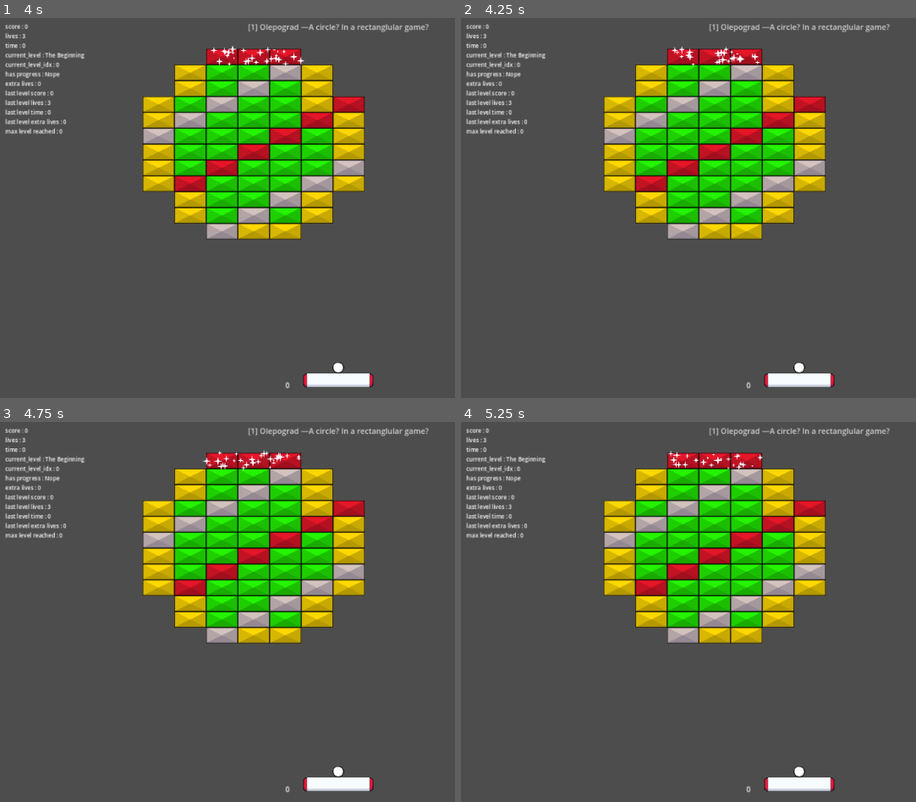
Above: before the commit, frames 1-4 (two rows, left to right).
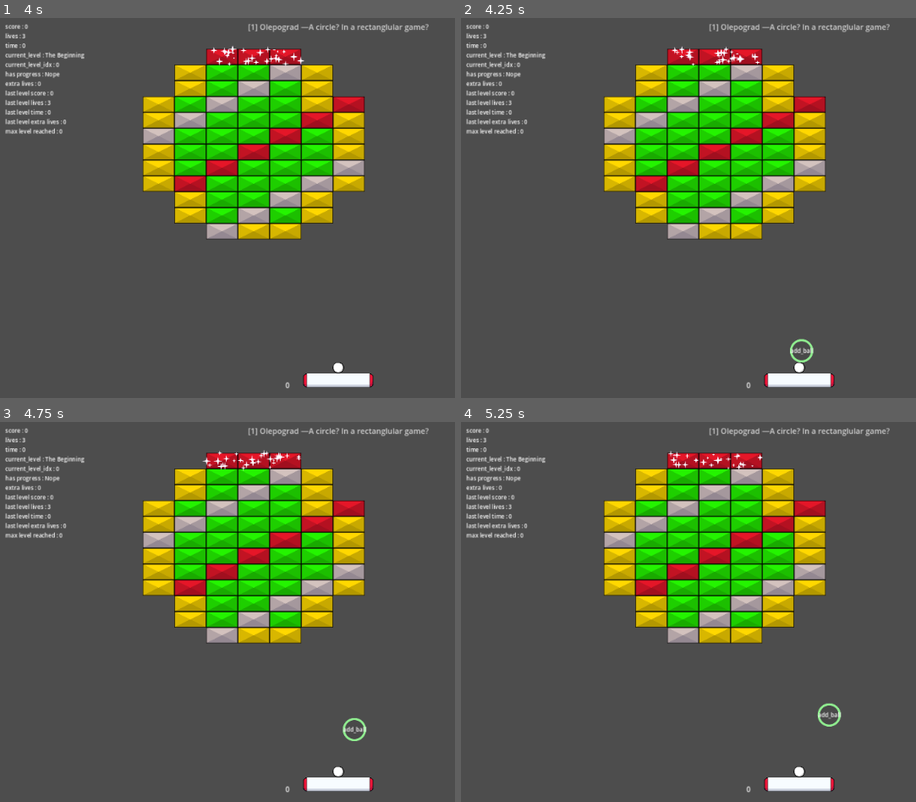
Above: after the commit, the same moments.

Repository: O-39889/brickout
Game: Godot game, scene res://scenes/levels_new/main_campaign/circlularos.tscn
Same seed, same stepped clock (60 frames per second), same inputs: the game is played once before the commit and once after it. This scene is started directly instead of the project's main scene.
Inputs (mouse positions are in pixels of both pictures, inside the frame that each line leads up to):
- Up to frame 1 (4 s): move the mouse to (327, 211) at 0.52 s; click (327, 211) at 0.67 s; move the mouse to (391, 211) at 1.27 s; click (391, 211) at 1.42 s; move the mouse to (286, 204) at 2.02 s; click (286, 204) at 2.17 s; move the mouse to (345, 208) at 2.77 s; click (345, 208) at 2.92 s; tap Enter at 3.5 s; move the mouse to (313, 200) at 3.52 s; click (313, 200) at 3.67 s
- Up to frame 2 (4.25 s): tap F1 (debug_1) at 4.15 s
- Up to frame 3 (4.75 s): move the mouse to (377, 608) at 4.27 s; click (377, 608) at 4.42 s
- Up to frame 4 (5.25 s): move the mouse to (765, 612) at 5.02 s; click (765, 612) at 5.17 s

Frame 1 is identical in both runs. In frame 2, 0.1% of the frame differs, in the area x 72-78%, y 84-91%; in frame 3, 0.1%; in frame 4, 0.2%, in the area x 78-84%, y 73-81%.

Commit message:
Stop automatic ball release from the paddle when the level is cleared
Probably

Diff:
--- a/scripts/Paddle.gd
+++ b/scripts/Paddle.gd
@@ -273,8 +273,6 @@
 		PaddleState.Sticky:
 			# don't think I'll need any of that since I'll just do that
 			# when we release it lol
-			#var ball_dir := _bounce_ball_dir_controlled(collision.get_position());
-			#b.change_direction(ball_dir);
 			# if we hold down le left mouse button then it should just
 			# bounce them off instantly
 			if Input.is_mouse_button_pressed(MOUSE_BUTTON_LEFT):
@@ -366,14 +364,6 @@
 						if ammo_left == 0:
 							reset_gun();
 		PaddleState.Frozen:
-			## TODO: IDEA!!!
-			# MAKE IT SO THAT WHEN YOU FLICK THE MOUSE CURSOR REALLY FAST IT WILL
-			# SLOWLY INCH TOWARD THAT DIRECTION BUT NOT CONSTANTLY BUT JUST
-			# IMPULSE-LIKE IDK
-			# basically the paddle is still not fully stopped but it moves, like,
-			# really really really slowly, and you can also flick le mouse
-			# really fast to make it move a little bit faster
-			# but that all is fur later
 			pass
 
 
@@ -386,10 +376,13 @@
 
 
 func _on_ball_manual_release_timer_timeout():
-	pass # Replace with function body.
+	pass # I will NEVER replace this with a function body!!!!
 
 
 func _on_ball_auto_release_timer_timeout():
+	# you can keep them
+	if level_cleared:
+		return;
 	release_ephemeral_ball();
 	# we look only at ephemeral (non-persistent) balls
 	# so here we remove persistent balls and see if there's no ephemeral balls left
--- a/scripts/main_level.gd
+++ b/scripts/main_level.gd
@@ -235,6 +235,8 @@
 		if event.is_action_pressed("debug_restart"):
 			return;
 		if event.is_action_pressed("debug_1"):
+			powerup_component._request_powerup('add_ball',
+				paddle.position - Vector2(0, 69));
 			return;
 			powerup_component._request_powerup('finish_level',
 				paddle.position - Vector2(0, 69));
